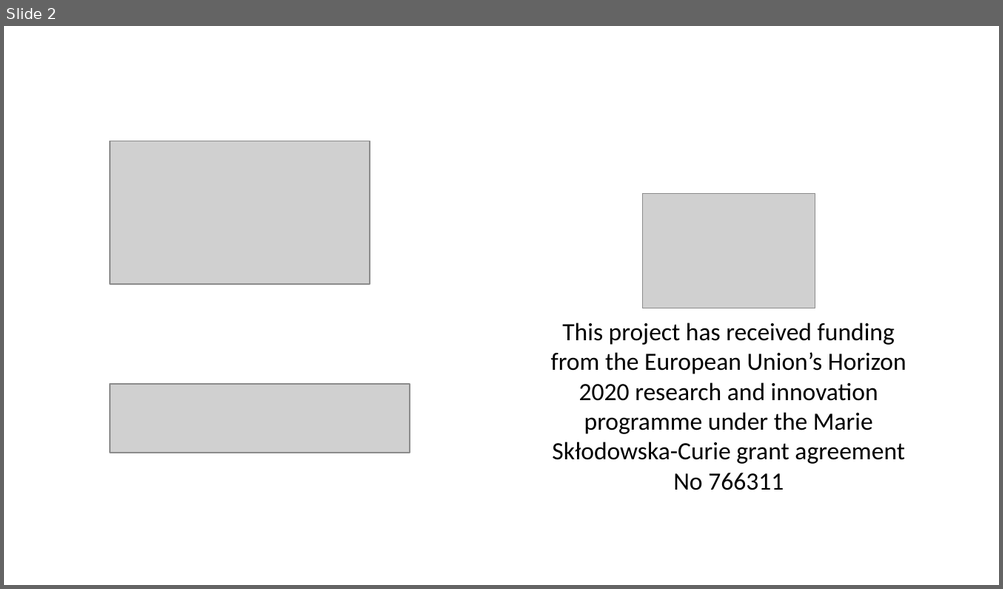
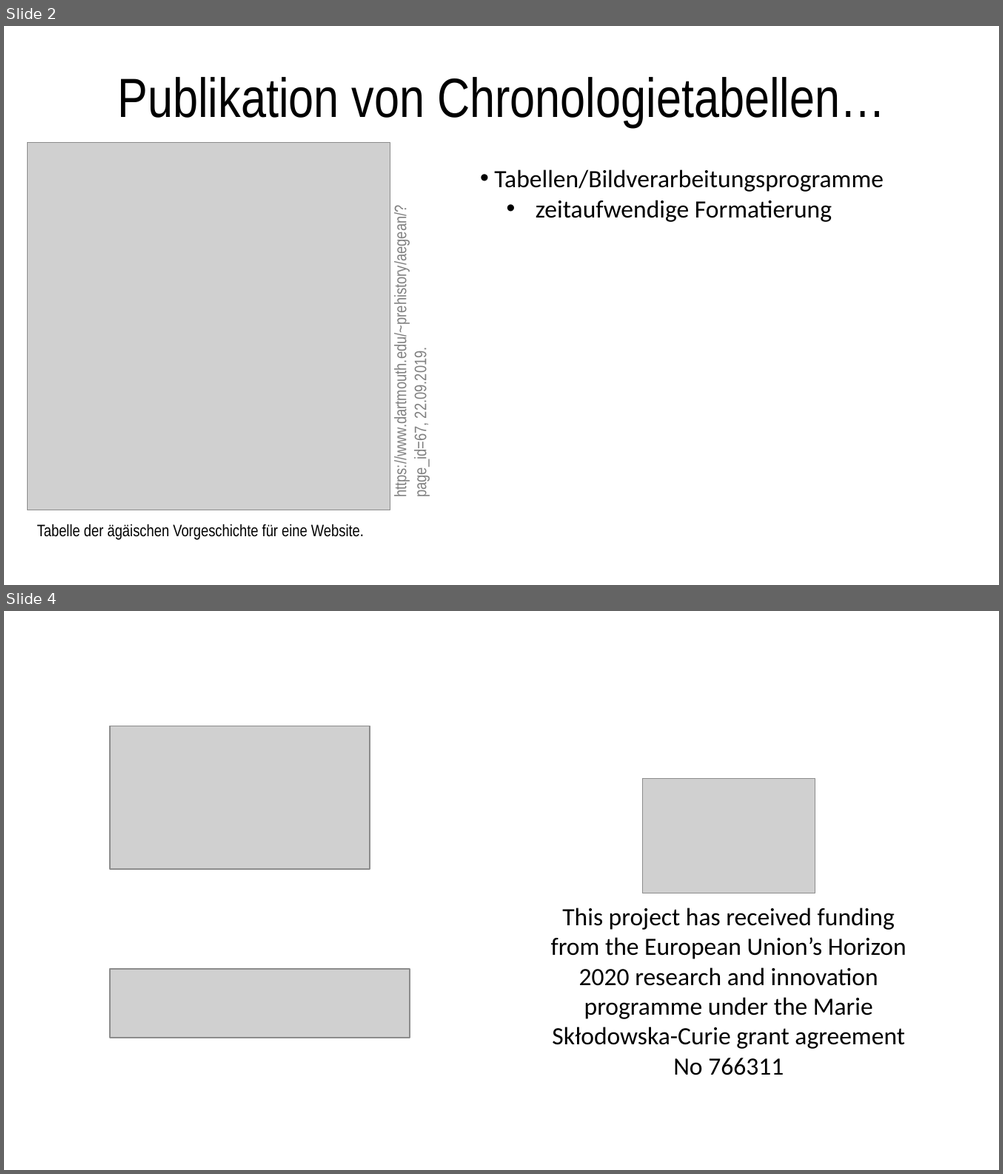
Before and after one commit to archaeothommy/chronochrt, a slide deck: Funding_Logos.pptx. Shown one above the other, each under a label of ours: slide 2 before the commit, slides 2 and 4 after it; the slides between them are not shown. The pictures are 1003x589 and 1003x1174 pixels, drawn with LibreOffice and Linux fonts; fonts in the diff are those of the drawing; grey boxes stand for pictures. Boxes give left, top, right and bottom in pixels: in the first picture for what was removed or moved away, otherwise in the second. Text is boxed around its words. In the diff, an @@ line names an element or a change of style, - is before the commit and + after.

```diff
--- a/Funding_Logos.pptx
+++ b/Funding_Logos.pptx
@@ slide 2 added at <box>4,26,999,585</box>, background #FFFFFF @@
@@ title added at <box>117,77,885,127</box>, 40 pt, text #000000 @@
+Publikation von Chronologietabellen…
@@ picture added at <box>27,142,390,511</box> @@
@@ text added at <box>494,170,883,222</box>, 18 pt, text #000000 @@
+• Tabellen/Bildverarbeitungsprogramme
+  • zeitaufwendige Formatierung
@@ text added at <box>391,234,430,496</box>, 12 pt, text #808080 @@
+https://www.dartmouth.edu/~prehistory/aegean/?page_id=67, 22.09.2019.
@@ text added at <box>37,524,364,540</box>, 12 pt, text #000000 @@
+Tabelle der ägäischen Vorgeschichte für eine Website.
@@ what was slide 2 is now slide 4 @@
```
Also in this commit, not shown: 2 other slides added, 1 slide removed, 5 other files.
